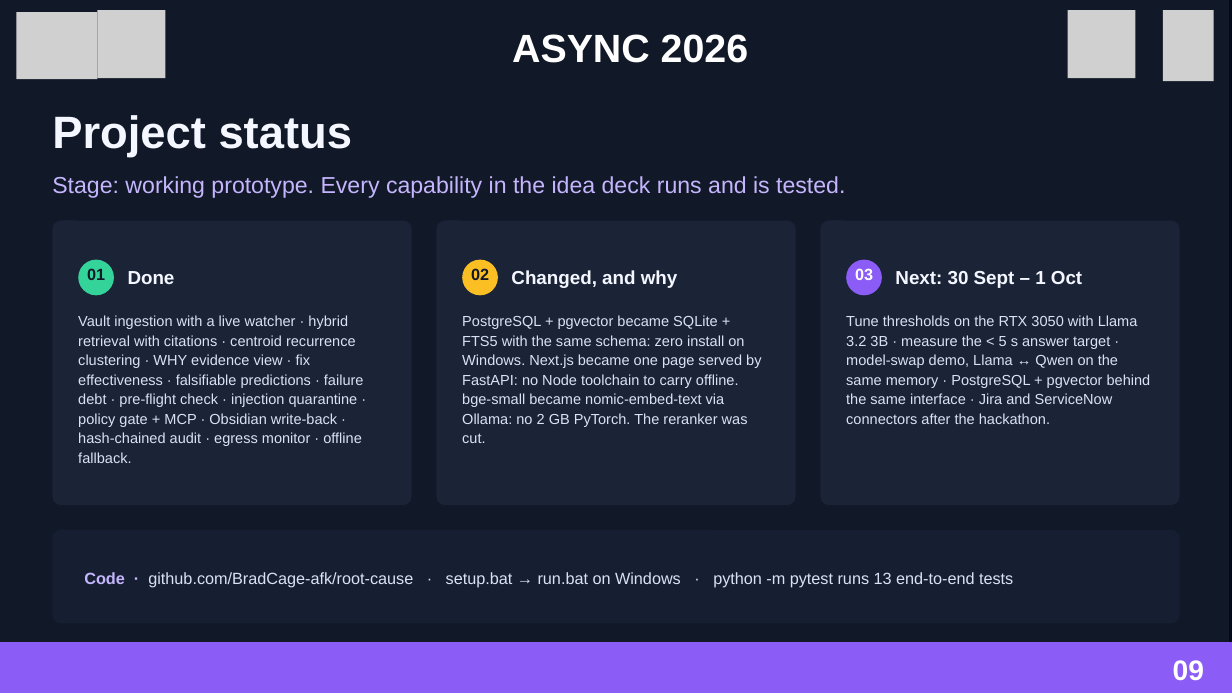
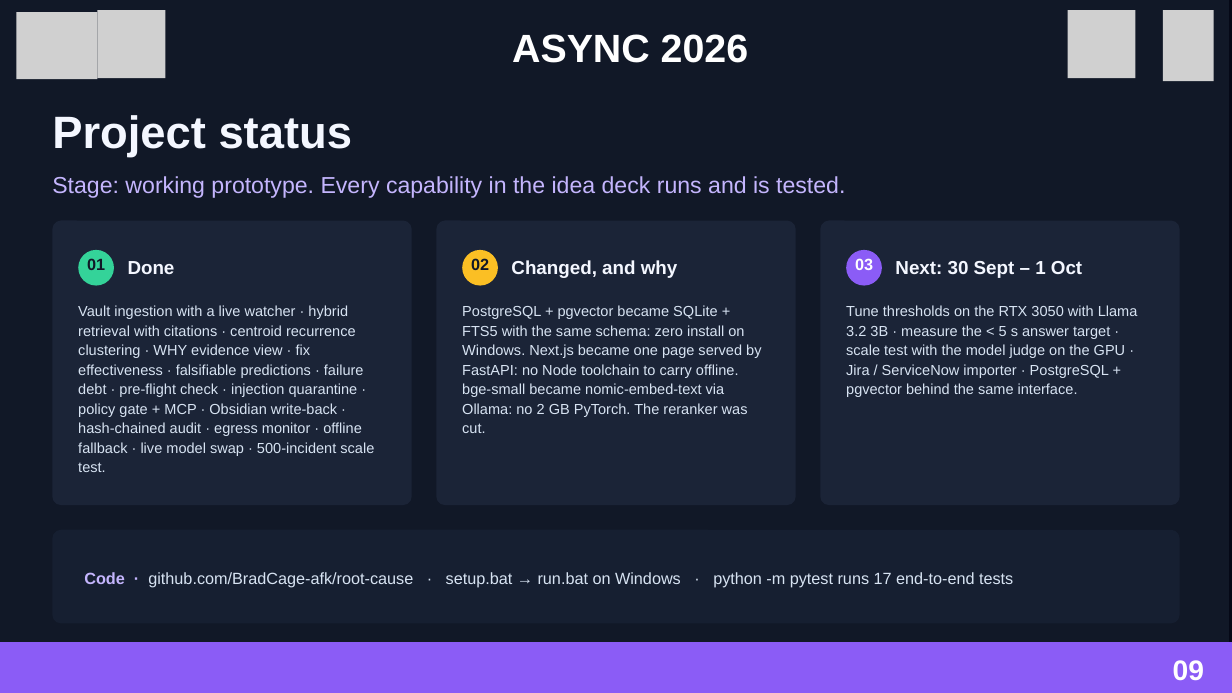
Before and after one commit to BradCage-afk/root-cause, a slide deck: slide 9 of docs/RootCause-ASYNC26-Final.pptx. Drawn at 1232x693 pixels with LibreOffice and Linux fonts; fonts in the diff are those of the drawing; grey boxes stand for pictures. Boxes give left, top, right and bottom in pixels: in the first picture for what was removed or moved away, otherwise in the second. Text is boxed around its words. In the diff, an @@ line names an element or a change of style, - is before the commit and + after.

```diff
--- a/docs/RootCause-ASYNC26-Final.pptx
+++ b/docs/RootCause-ASYNC26-Final.pptx
@@ 6 texts, 3 ellipses: place and size @@
-6 texts, 3 ellipses at <box>78,259,1082,295</box>
+6 texts, 3 ellipses at <box>78,250,1082,286</box>
@@ text at <box>78,305,374,472</box>: text changed @@
-Vault ingestion with a live watcher · hybrid retrieval with citations · centroid recurrence clustering · WHY evidence view · fix effectiveness · falsifiable predictions · failure debt · pre-flight check · injection quarantine · policy gate + MCP · Obsidian write-back · hash-chained audit · egress monitor · offline fallback.
+Vault ingestion with a live watcher · hybrid retrieval with citations · centroid recurrence clustering · WHY evidence view · fix effectiveness · falsifiable predictions · failure debt · pre-flight check · injection quarantine · policy gate + MCP · Obsidian write-back · hash-chained audit · egress monitor · offline fallback · live model swap · 500-incident scale test.
@@ text "PostgreSQL + pgvector became SQLite ...": place and size @@
-text "PostgreSQL + pgvector became SQLite ..." at <box>462,315,761,443</box>
+text "PostgreSQL + pgvector became SQLite ..." at <box>462,305,761,433</box>
@@ text at <box>846,305,1138,397</box>: text changed @@
-Tune thresholds on the RTX 3050 with Llama 3.2 3B · measure the < 5 s answer target · model-swap demo, Llama ↔ Qwen on the same memory · PostgreSQL + pgvector behind the same interface · Jira and ServiceNow connectors after the hackathon.
+Tune thresholds on the RTX 3050 with Llama 3.2 3B · measure the < 5 s answer target · scale test with the model judge on the GPU · Jira / ServiceNow importer · PostgreSQL + pgvector behind the same interface.
@@ text at <box>84,572,1013,587</box>: text changed @@
-Code · github.com/BradCage-afk/root-cause · setup.bat → run.bat on Windows · python -m pytest runs 13 end-to-end tests
+Code · github.com/BradCage-afk/root-cause · setup.bat → run.bat on Windows · python -m pytest runs 17 end-to-end tests
```
Also in this commit, not shown: 3 other slides changed, 2 other files.
